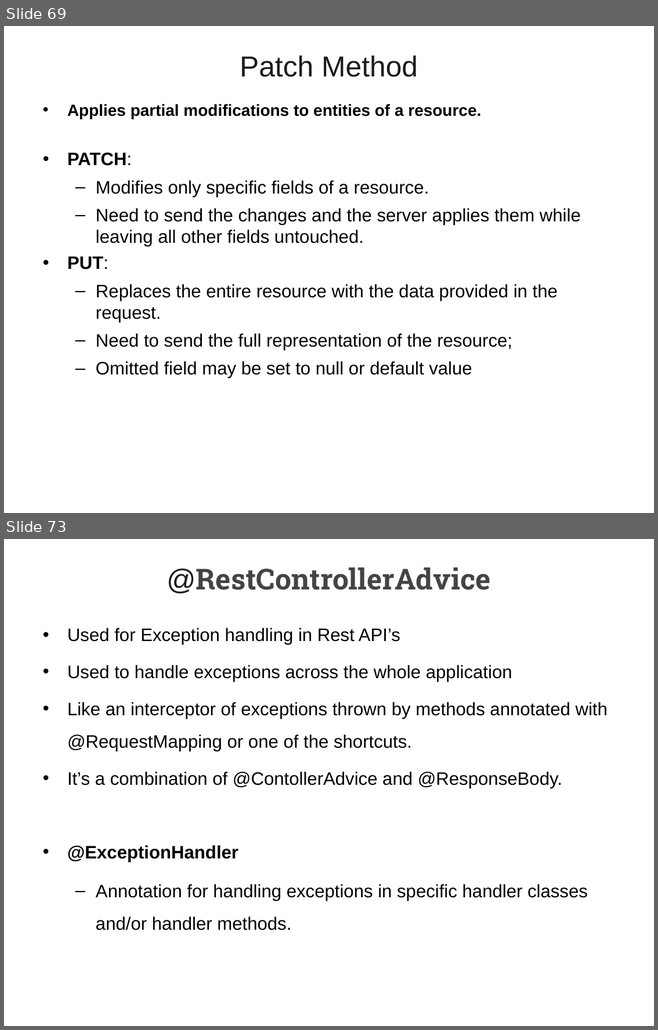
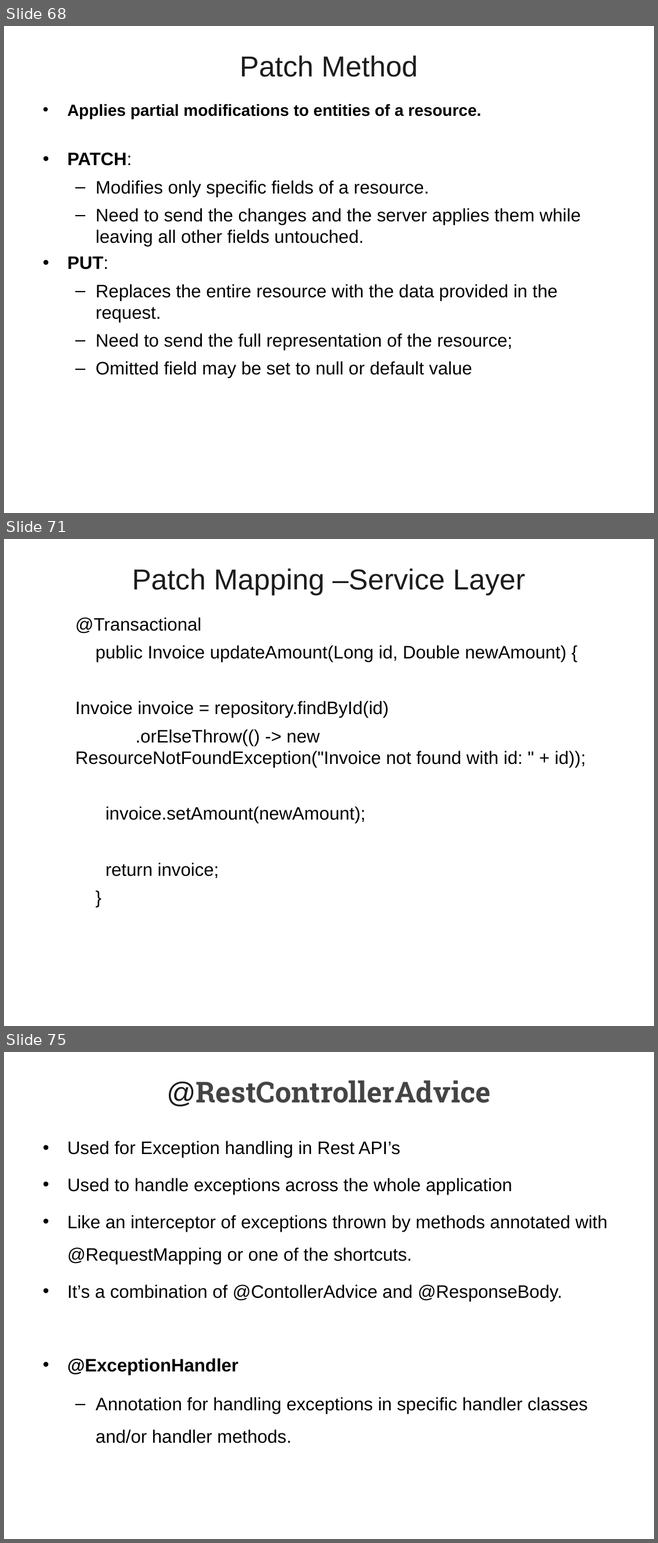
Before and after one commit to vatsanTraining/spring_boot_march_2026, a slide deck: 03_SpringBoot_JPA_Rest_API.ppt. Shown one above the other, each under a label of ours: slides 69 and 73 before the commit, slides 68, 71 and 75 after it; the slides between them are not shown. The pictures are 658x1030 and 658x1543 pixels, drawn with LibreOffice and Linux fonts; fonts in the diff are those of the drawing; background and template pictures are left out. Boxes give left, top, right and bottom in pixels: in the first picture for what was removed or moved away, otherwise in the second. Text is boxed around its words. In the diff, an @@ line names an element or a change of style, - is before the commit and + after.

```diff
--- a/03_SpringBoot_JPA_Rest_API.ppt
+++ b/03_SpringBoot_JPA_Rest_API.ppt
@@ slide 71 added at [4,539,654,1026], background picture (left out) @@
@@ title added at [132,569,525,596], 32 pt, text #1C1C1C @@
+Patch Mapping –Service Layer
@@ text added at [75,617,586,878], 20 pt, text #000000 @@
+  @Transactional
+  public Invoice updateAmount(Long id, Double newAmount) {
+  Invoice invoice = repository.findById(id)
+  .orElseThrow(() -> new ResourceNotFoundException("Invoice not found with id: " + id));
+  invoice.setAmount(newAmount);
+  return invoice;
+  }
@@ what was slide 69 is now slide 68 @@
@@ what was slide 73 is now slide 75 @@
```
Also in this commit, not shown: 3 slides changed, 2 other slides added, 2 slides removed, 1 other file.
